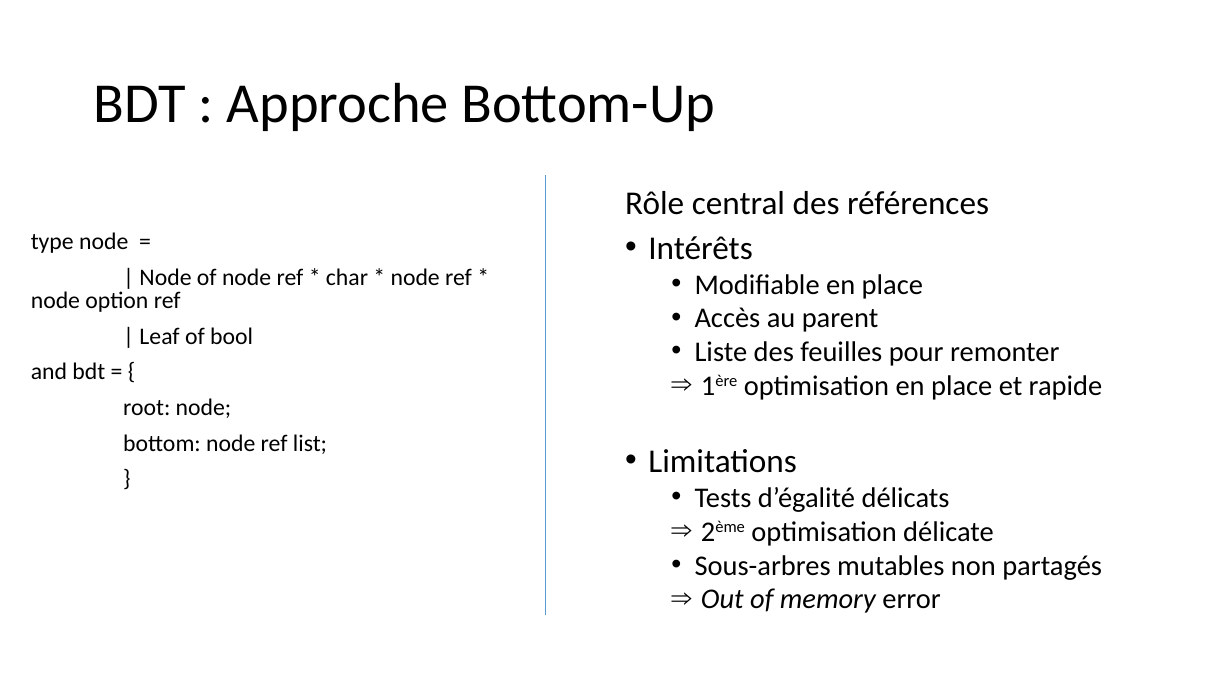
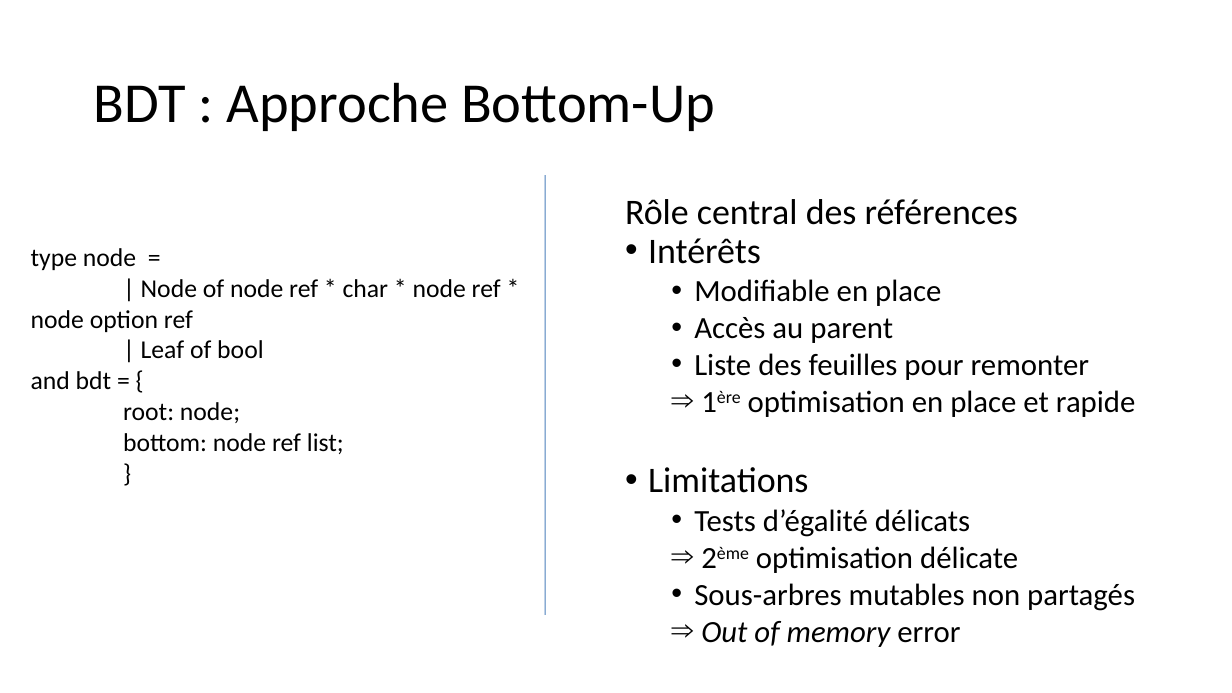
Before and after one commit to VinceDld/inf441_bdd_tetravex, a slide deck: slide 4 of Rapport/Soutenance orale.pptx. Drawn at 1232x693 pixels with LibreOffice and Linux fonts; fonts in the diff are those of the drawing. Boxes give left, top, right and bottom in pixels: in the first picture for what was removed or moved away, otherwise in the second. Text is boxed around its words. In the diff, an @@ line names an element or a change of style, - is before the commit and + after.

```diff
--- a/Rapport/Soutenance orale.pptx
+++ b/Rapport/Soutenance orale.pptx
@@ text "type node =" at box(31, 248, 501, 454): size 18.5 to 20 pt; line spacing 0.8 to 1; less space between paragraphs @@
@@ line (545, 176) - (545, 616): stroke #5B9BD5 0.5 pt to #4B7EBC 0.75 pt @@
@@ text "Rôle central des références" at box(625, 199, 1136, 647): size 25.9 to 28 pt in "Rôle central des références", "Intérêts", "Limitations"; size 22.2 to 24 pt in "Modifiable en place", "Accès au parent", "Liste des feuilles pour remonter", "1ère optimisation en place et rapide" and 4 more places; line spacing 0.8 to 1; less space between paragraphs; line spacing 0.8 to 0.9 @@
```
Also in this commit, not shown: 3 other slides changed, 4 slides added.
